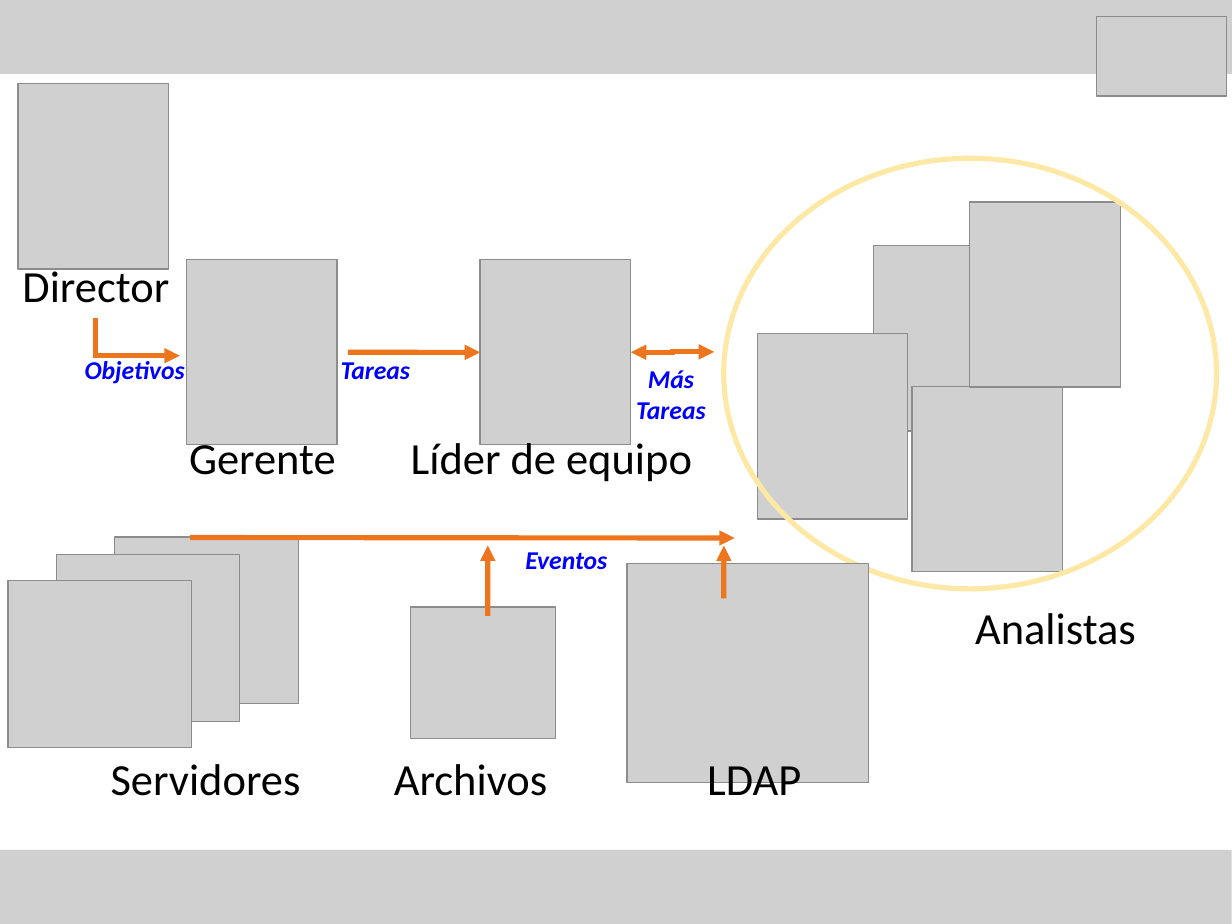
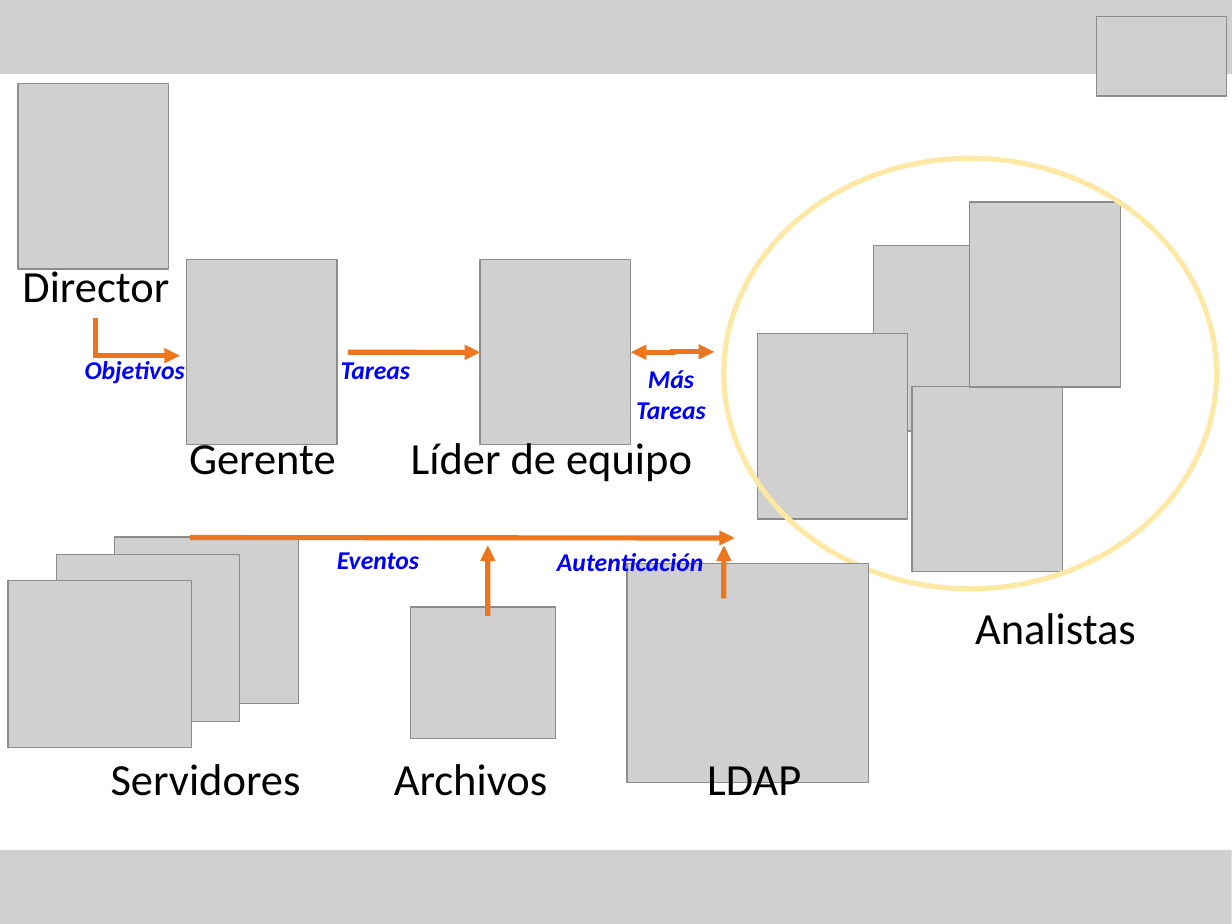
Before and after one commit to Letractively/proyunlam, a slide deck: slide 23 of Documentacion/97 - Exposicion/Presentacion producto_slides.ppt. Drawn at 1232x924 pixels with LibreOffice and Linux fonts; fonts in the diff are those of the drawing; grey boxes stand for pictures. Boxes give left, top, right and bottom in pixels: in the first picture for what was removed or moved away, otherwise in the second. Text is boxed around its words. In the diff, an @@ line names an element or a change of style, - is before the commit and + after.

```diff
--- a/Documentacion/97 - Exposicion/Presentacion producto_slides.ppt
+++ b/Documentacion/97 - Exposicion/Presentacion producto_slides.ppt
@@ text "Eventos": place and size @@
-text "Eventos" at bbox=[525, 552, 607, 569]
+text "Eventos" at bbox=[337, 552, 419, 570]
@@ text added at bbox=[557, 551, 703, 578], 15 pt, text #0000FF, bold, italic @@
+Autenticación
```
Also in this commit, not shown: 1 other slide changed, 1 other file.
